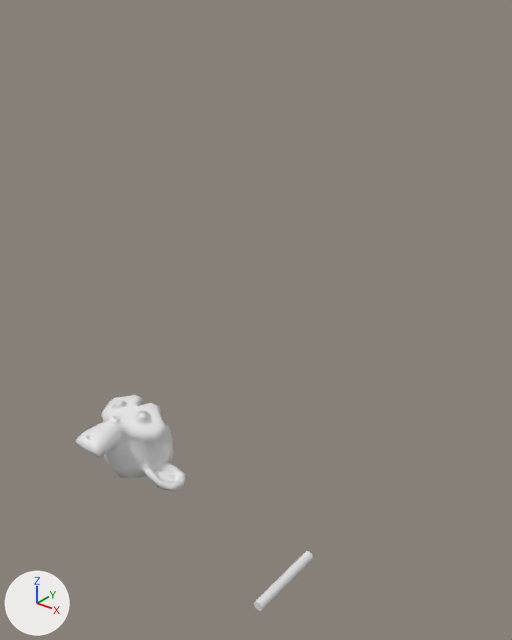
The Blender file blender_example/client.blend: old version first, new version second.
Rendered twice from a camera (50 mm lens) standing at (9.7, -7.77, 8.8) and looking at (0.53, 3.69, 1.69). Lighting does not change. The marker at lower left points along +X, +Y and +Z. The same objects are shown in both versions, whatever each file hides. Objects named as collision shapes, trigger or cutter boxes, shadow casters or lower levels of detail are left out.

The older version as bpy lines, for what is in view:
```python
me_cylinder = bpy.data.meshes.new('Cylinder')
me_cylinder.from_pydata(...)  # a 32-sided cylinder along y spanning x -0.12..0.12, y 0.0..2.0, z -0.12..0.12
me_suzanne = bpy.data.meshes.new('Suzanne')
me_suzanne.from_pydata(...)  # 507 vertices, 500 faces; spans x -1.37..1.37, y -0.98..0.98, z -0.85..0.85
me_suzanne.polygons.foreach_set('use_smooth', [True] * 500)
ob_m4 = bpy.data.objects.new('M4', me_cylinder)
ob_m4.location = (2.52, 1.27, -3.93)
ob_suzanne = bpy.data.objects.new('Suzanne', me_suzanne)
ob_suzanne.location = (0.0, 0.0, 0.0)
```
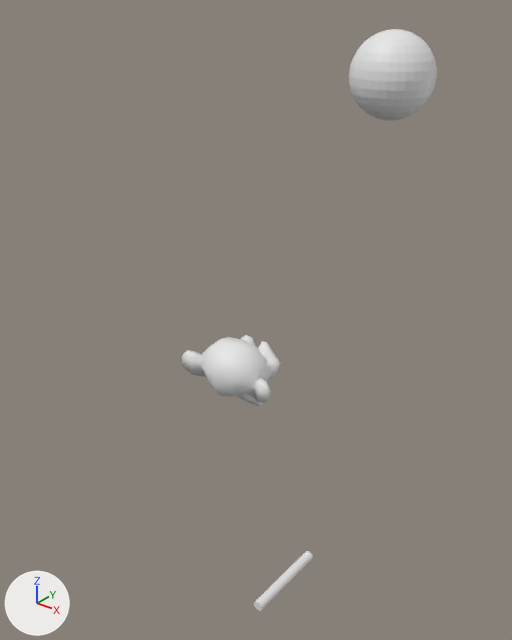
The change in detail:
Mesh me_sphere is new.
It is a UV sphere (32 segments, 16 rings, poles along z) spanning x -1.0..1.0, y -1.0..1.0, z -1.0..1.0.
Object 'Suzanne' (ob_suzanne) moves from (0.0, 0.0, 0.0) to (-0.01, 3.64, 0.0).
Object 'Suzanne' (ob_suzanne) turns from (0, 0, 0) to (90, 0, -180) degrees about x, y and z.
Object 'Suzanne' (ob_suzanne) is rescaled from (1.0, 1.0, 1.0) to (1.0, 1.0, 1.01).
Object 'Sphere' (ob_sphere) is new; it shows me_sphere.
Its location is (1.38, 7.68, 6.71).

Pixel boxes [x1, y1, x2, y2] of what changed, in the pictures (512 x 640 px):
'Suzanne', moved, turned, rescaled: before [76, 395, 186, 492]; after [182, 335, 280, 406]
'Sphere', added: after [349, 29, 437, 121]
